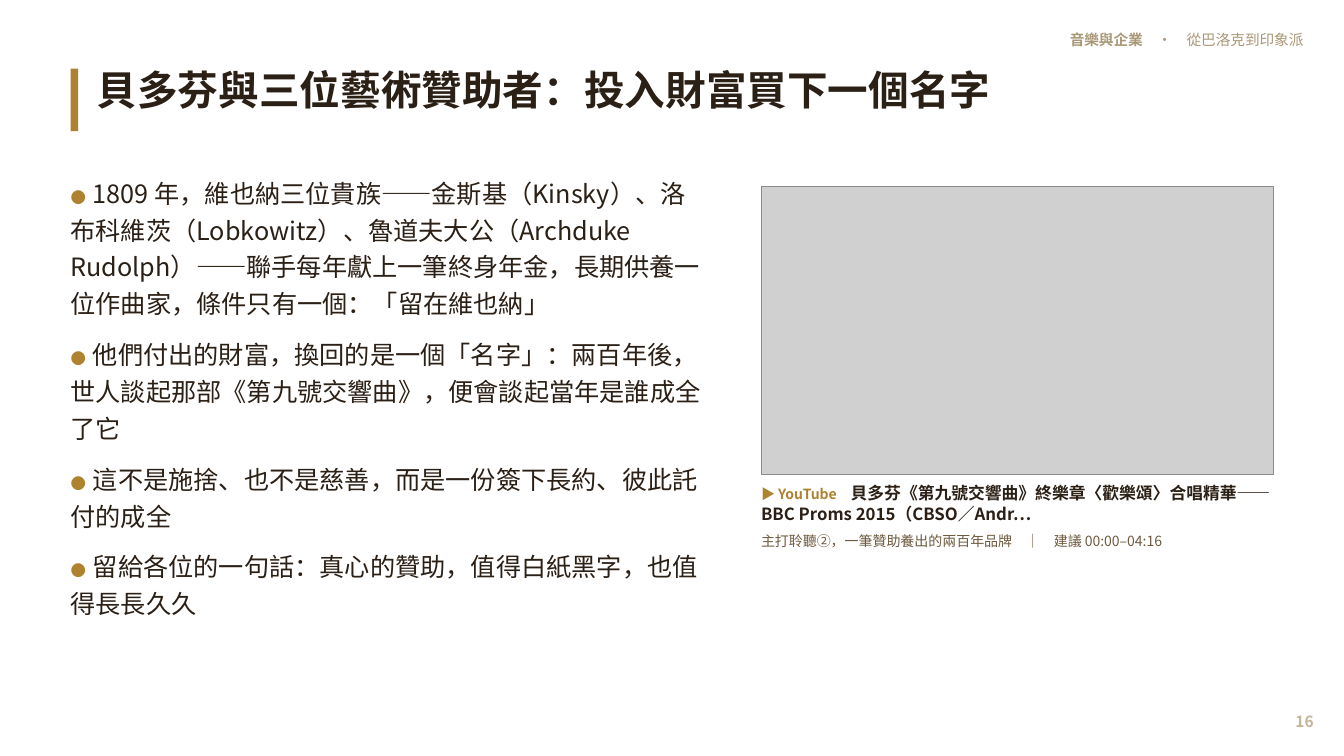
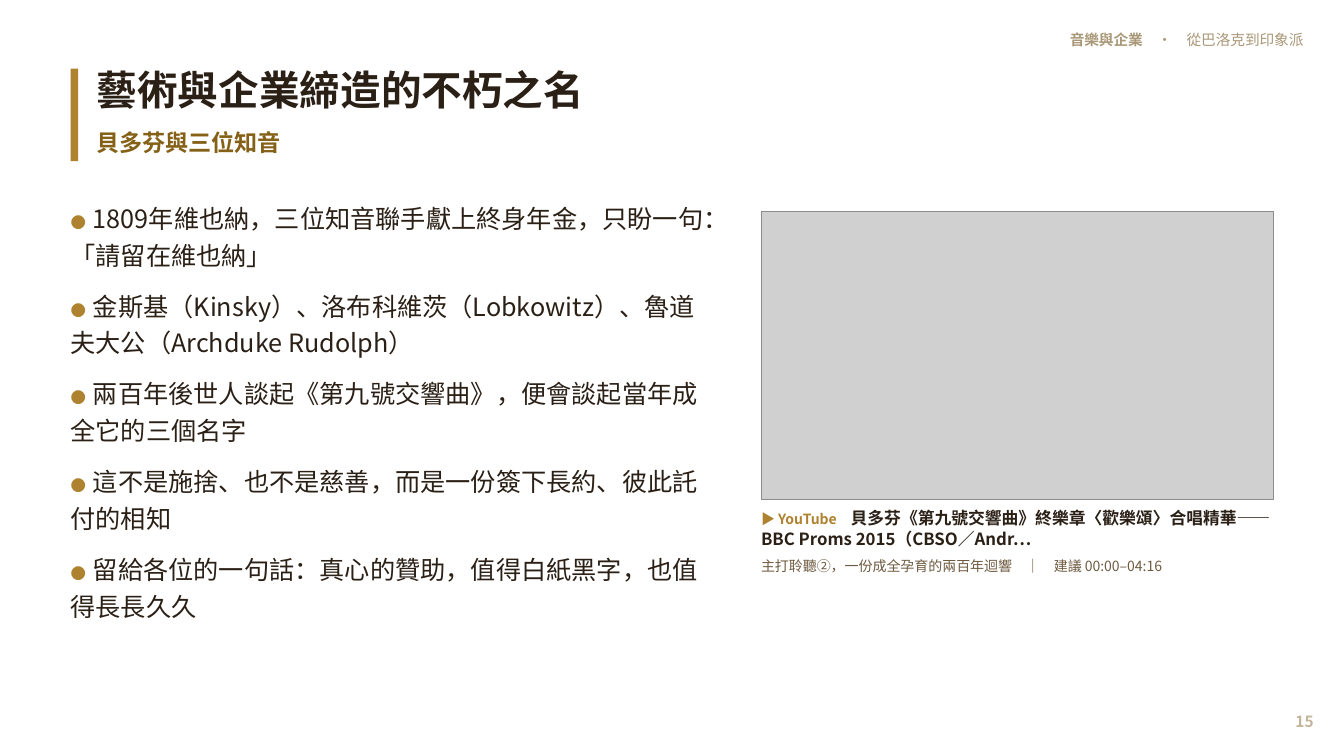
Before and after one commit to kblab2024/music-business-lecture, a slide deck: slide 15 of docs/downloads/音樂與企業-投影片.pptx (slide 16 before the commit). Drawn at 1344x756 pixels with LibreOffice and Linux fonts; fonts in the diff are those of the drawing; grey boxes stand for pictures. Boxes give left, top, right and bottom in pixels: in the first picture for what was removed or moved away, otherwise in the second. Text is boxed around its words. In the diff, an @@ line names an element or a change of style, - is before the commit and + after.

```diff
--- a/docs/downloads/音樂與企業-投影片.pptx
+++ b/docs/downloads/音樂與企業-投影片.pptx
@@ rectangle: place and size @@
-rectangle at [71,69,78,131]
+rectangle at [71,69,78,161]
@@ text at [97,70,584,153]: text changed @@
-貝多芬與三位藝術贊助者：投入財富買下一個名字
+藝術與企業締造的不朽之名
+貝多芬與三位知音
@@ text at [71,206,729,530]: text changed @@
-● 1809 年，維也納三位貴族——金斯基（Kinsky）、洛布科維茨（Lobkowitz）、魯道夫大公（Archduke Rudolph）——聯手每年獻上一筆終身年金，長期供養一位作曲家，條件只有一個：「留在維也納」
-● 他們付出的財富，換回的是一個「名字」：兩百年後，世人談起那部《第九號交響曲》，便會談起當年是誰成全了它
-● 這不是施捨、也不是慈善，而是一份簽下長約、彼此託付的成全
+● 1809年維也納，三位知音聯手獻上終身年金，只盼一句：「請留在維也納」
+● 金斯基（Kinsky）、洛布科維茨（Lobkowitz）、魯道夫大公（Archduke Rudolph）
+● 兩百年後世人談起《第九號交響曲》，便會談起當年成全它的三個名字
+● 這不是施捨、也不是慈善，而是一份簽下長約、彼此託付的相知
@@ text "● 1809年維也納，三位知音聯手獻上終身年金，只盼一句：「請留在維也納」": place and size @@
-text "● 1809年維也納，三位知音聯手獻上終身年金，只盼一句：「請留在維也納」" at [71,181,701,615]
+text "● 1809年維也納，三位知音聯手獻上終身年金，只盼一句：「請留在維也納」" at [71,206,729,618]
@@ picture: place and size @@
-picture at [761,187,1273,475]
+picture at [761,212,1273,500]
@@ text "▶ YouTube 貝多芬《第九號交響曲》終樂章〈歡樂頌〉合唱精華——BBC Proms 2015（CBSO／Andr…": place and size @@
-text "▶ YouTube 貝多芬《第九號交響曲》終樂章〈歡樂頌〉合唱精華——BBC Proms 2015（CBSO／Andr…" at [761,484,1271,547]
+text "▶ YouTube 貝多芬《第九號交響曲》終樂章〈歡樂頌〉合唱精華——BBC Proms 2015（CBSO／Andr…" at [761,509,1271,572]
@@ text at [761,559,1162,572]: text changed @@
-主打聆聽②，一筆贊助養出的兩百年品牌 ｜ 建議 00:00–04:16
+主打聆聽②，一份成全孕育的兩百年迴響 ｜ 建議 00:00–04:16
```
Also in this commit, not shown: 52 other slides changed, 3 slides added, 4 slides removed, 9 other files.
